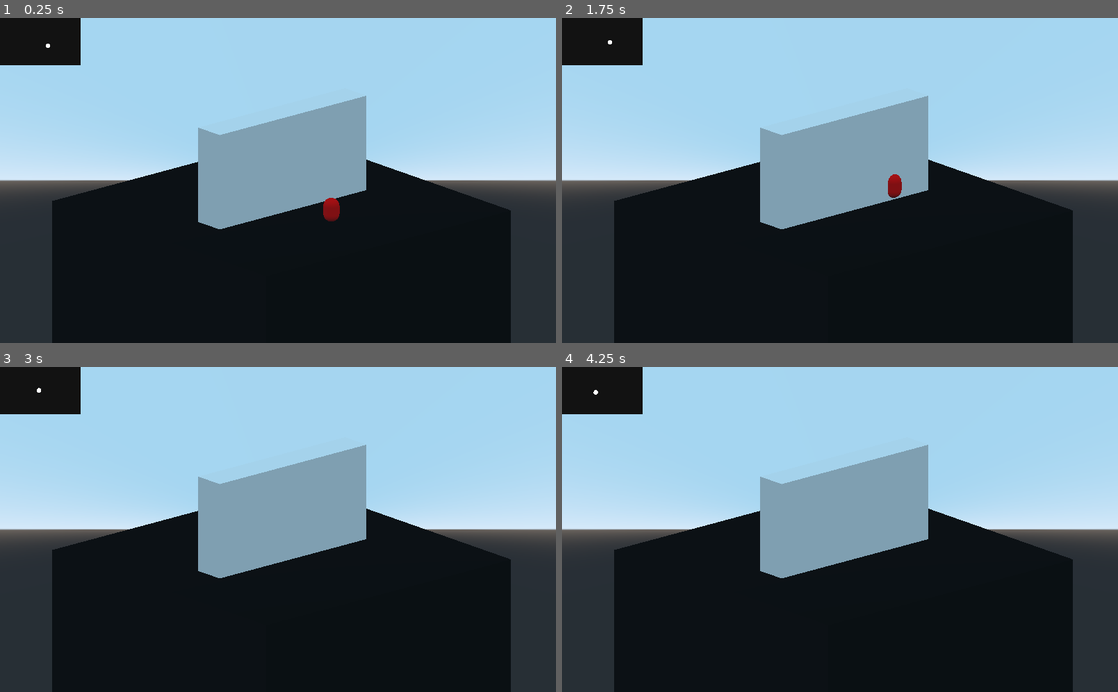
Above: before the commit, frames 1-4 (two rows, left to right).
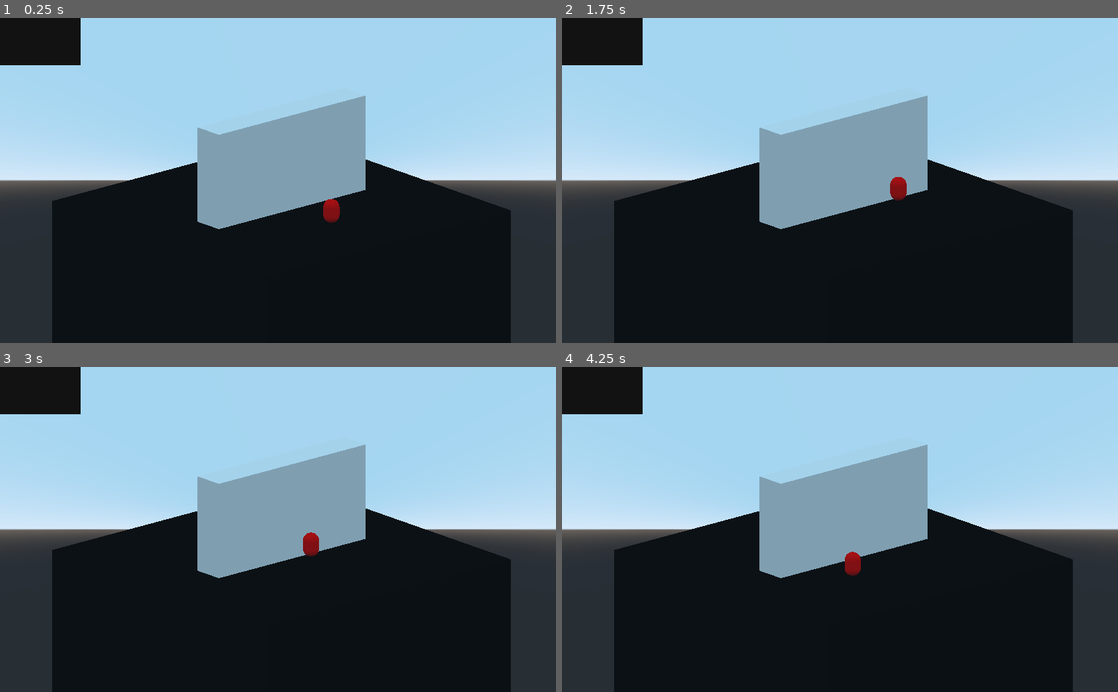
Above: after the commit, the same moments.

Repository: Mateus-Carmo31/godot-shader-repo
Game: Godot game, scene res://CutoutShader.tscn
The game is run twice, just before and just after one commit, with the same random seed, the same clock (stepped at 60 frames per second) and the same inputs. The project has no main scene, so this scene is started directly.
Inputs (mouse positions are in pixels of both pictures, inside the frame that each line leads up to):
- Up to frame 1 (0.25 s): no input
- Up to frame 2 (1.75 s): tap Enter at 0.5 s; move the mouse to (812, 245) at 0.52 s; hold Up (ui_up) from 0.53 s (still down); tap R at 0.6 s; tap Space at 1.25 s; move the mouse to (1006, 229) at 1.27 s; tap Q at 1.35 s
- Up to frame 3 (3 s): move the mouse to (111, 480) at 2.02 s; release Up (ui_up) at 2.03 s; hold E 2.03-2.78 s; hold Left (ui_left) from 2.03 s (still down); move the mouse to (305, 529) at 2.77 s; tap R at 2.85 s
- Up to frame 4 (4.25 s): move the mouse to (756, 448) at 3.52 s; release Left (ui_left) at 3.53 s; hold Down (ui_down) from 3.53 s (still down); hold Q from 3.53 s (still down)

The runs differ from the first frame. In frame 1, 0.2% of the frame differs, in the area x 8-66%, y 7-65%; in frame 2, 0.3%; in frame 3, 0.3%, in the area x 6-66%, y 6-65%; in frame 4, 0.3%.

Commit message:
Improved the systems to work with the physics system instead of just meshes. Just need to make the mesh look good now...

Diff:
--- a/shader-repo/CutoutShader.tscn
+++ b/shader-repo/CutoutShader.tscn
@@ -1,18 +1,21 @@
-[gd_scene load_steps=16 format=2]
+[gd_scene load_steps=18 format=2]
 
 [ext_resource path="res://CamScript.gd" type="Script" id=1]
 [ext_resource path="res://SimpleMove.gd" type="Script" id=2]
+[ext_resource path="res://cutout_mesh.shader" type="Shader" id=3]
 
 [sub_resource type="Environment" id=1]
 
 [sub_resource type="World" id=2]
 environment = SubResource( 1 )
 
-[sub_resource type="CapsuleMesh" id=3]
+[sub_resource type="CapsuleShape" id=17]
 radius = 0.5
-mid_height = 0.5
+height = 0.5
 
-[sub_resource type="SpatialMaterial" id=4]
+[sub_resource type="CapsuleMesh" id=15]
+
+[sub_resource type="SpatialMaterial" id=16]
 albedo_color = Color( 1, 0, 0, 1 )
 
 [sub_resource type="SphereMesh" id=5]
@@ -21,42 +24,28 @@
 flags_unshaded = true
 params_cull_mode = 1
 
-[sub_resource type="CubeMesh" id=13]
+[sub_resource type="CubeMesh" id=7]
 size = Vector3( 2, 21.191, 2 )
 
-[sub_resource type="SpatialMaterial" id=14]
+[sub_resource type="SpatialMaterial" id=8]
 albedo_color = Color( 0, 0, 0, 1 )
 
-[sub_resource type="CubeMesh" id=8]
+[sub_resource type="CubeMesh" id=9]
 
-[sub_resource type="Shader" id=9]
-code = "shader_type spatial;
-
-uniform vec4 albedo : hint_color;
-uniform bool interact_with_mask = false;
-uniform sampler2D mask;
-
-void fragment()
-{
-	vec4 mask_check = texture(mask, vec2(SCREEN_UV.x, 1f - SCREEN_UV.y));
-
-	bool is_in_mask = mask_check == vec4(1.0);
-
-	ALBEDO = albedo.rgb;
-	ALPHA = (is_in_mask && interact_with_mask ? 0.0 : 1.0);
-}"
-
-[sub_resource type="ViewportTexture" id=10]
+[sub_resource type="ViewportTexture" id=11]
 viewport_path = NodePath("World/StencilViewport")
 
-[sub_resource type="ShaderMaterial" id=11]
+[sub_resource type="ShaderMaterial" id=12]
 resource_local_to_scene = true
-shader = SubResource( 9 )
+shader = ExtResource( 3 )
 shader_param/albedo = Color( 0.32549, 0.462745, 1, 1 )
 shader_param/interact_with_mask = true
-shader_param/mask = SubResource( 10 )
+shader_param/mask = SubResource( 11 )
 
-[sub_resource type="ViewportTexture" id=12]
+[sub_resource type="BoxShape" id=14]
+extents = Vector3( 6, 6, 1 )
+
+[sub_resource type="ViewportTexture" id=13]
 viewport_path = NodePath("World/StencilViewport")
 
 [node name="Main" type="Node"]
@@ -76,19 +65,25 @@
 }
 
 [node name="Camera" type="Camera" parent="World/StencilViewport"]
-transform = Transform( 0.753081, 0.202109, -0.626115, 0, 0.951648, 0.307191, 0.657928, -0.231339, 0.716668, -11.0792, 6.883, 12.3396 )
+transform = Transform( 0.753081, 0.20211, -0.626116, 0, 0.951648, 0.307191, 0.657928, -0.23134, 0.716668, -11.0792, 6.883, 12.3396 )
 projection = 1
 size = 20.0
 
-[node name="Player" type="MeshInstance" parent="World"]
-transform = Transform( 1, 0, 0, 0, -1.62921e-07, -1, 0, 1, -1.62921e-07, 0, 0.768259, 4.64891 )
-mesh = SubResource( 3 )
-material/0 = SubResource( 4 )
+[node name="Player" type="KinematicBody" parent="World"]
+transform = Transform( 1, 0, 0, 0, 1, 0, 0, 0, 1, 0, 0.768259, 4.64891 )
 script = ExtResource( 2 )
 mask_viewport = NodePath("../StencilViewport")
 
+[node name="CollisionShape" type="CollisionShape" parent="World/Player"]
+transform = Transform( 1, 0, 0, 0, -1.62921e-07, -1, 0, 1, -1.62921e-07, 0, -0.075, 0 )
+shape = SubResource( 17 )
+
+[node name="PlayerMesh" type="MeshInstance" parent="World/Player"]
+transform = Transform( 0.5, 0, 0, 0, -8.14603e-08, -0.5, 0, 0.5, -8.14603e-08, 0, -0.0752412, 0 )
+mesh = SubResource( 15 )
+material/0 = SubResource( 16 )
+
 [node name="CullMesh" type="MeshInstance" parent="World/Player"]
-transform = Transform( 1.3, 0, 0, 0, 1.3, 0, 0, 0, 1.3, 0, 0, 0 )
 mesh = SubResource( 5 )
 material/0 = SubResource( 6 )
 
@@ -112,10 +107,15 @@
 [node name="MaskCameraRemote" type="RemoteTransform" parent="World/CamPivot/Camera"]
 remote_path = NodePath("../../../StencilViewport/Camera")
 
-[node name="Wall" type="MeshInstance" parent="."]
-transform = Transform( 6, 0, 0, 0, 6, 0, 0, 0, 1, 0, 0, 0.0699911 )
-mesh = SubResource( 8 )
-material/0 = SubResource( 11 )
+[node name="StaticBody" type="StaticBody" parent="World"]
+
+[node name="Wall" type="MeshInstance" parent="World/StaticBody"]
+transform = Transform( 6, 0, 0, 0, 6, 0, 0, 0, 1, 0, 0, 0 )
+mesh = SubResource( 9 )
+material/0 = SubResource( 12 )
+
+[node name="CollisionShape" type="CollisionShape" parent="World/StaticBody"]
+shape = SubResource( 14 )
 
 [node name="UI" type="Control" parent="."]
 anchor_right = 1.0
--- a/shader-repo/SimpleMove.gd
+++ b/shader-repo/SimpleMove.gd
@@ -1,14 +1,17 @@
-extends MeshInstance
+extends KinematicBody
 
 export(NodePath) var mask_viewport
 export(float) var speed = 4.0
 
+var cull_mesh : Spatial
+
 func _ready():
-	var cull_mesh = $CullMesh
+	cull_mesh = $CullMesh
 	remove_child(cull_mesh)
 	get_node(mask_viewport).add_child(cull_mesh)
 	$RemoteTransform.remote_path = cull_mesh.get_path()
 
+var velocity := Vector3.ZERO
 func _process(delta):
 
 	var forward = - get_viewport().get_camera().global_transform.basis.z
@@ -25,15 +28,14 @@
 
 	movement_dir = (forward * ver + right * hor).normalized()
 
-	translation += movement_dir * delta * speed
+	velocity = move_and_slide(movement_dir * speed)
 
-#	update_mask_position()
-#
-#func update_mask_position():
-#
-#	var screen_pos = get_viewport().get_camera().unproject_position(translation)
-#	screen_pos = Vector2(screen_pos.x, screen_pos.y) / get_viewport().size
-#
-#	if mask_texture:
-#		var node = get_node(mask_texture)
-#		node.material.set("shader_param/position", screen_pos)
+func _physics_process(delta):
+	var space_state = get_world().direct_space_state
+
+	var result = space_state.intersect_ray(
+		global_transform.origin,
+		get_viewport().get_camera().global_transform.origin,
+		[self])
+
+	$RemoteTransform.scale = Vector3.ONE if result else Vector3.ZERO
--- /dev/null
+++ b/shader-repo/cutout_mesh.shader
@@ -0,0 +1,15 @@
+shader_type spatial;
+
+uniform vec4 albedo : hint_color;
+uniform bool interact_with_mask = false;
+uniform sampler2D mask;
+
+void fragment()
+{
+	vec4 mask_check = texture(mask, vec2(SCREEN_UV.x, 1f - SCREEN_UV.y));
+
+	bool is_in_mask = mask_check == vec4(1.0);
+
+	ALBEDO = albedo.rgb;
+	ALPHA = (is_in_mask && interact_with_mask ? 0.0 : 1.0);
+}
--- a/shader-repo/mask_cutout.shader
+++ /dev/null
@@ -1,17 +0,0 @@
-shader_type canvas_item;
-
-uniform float intensity = 1f;
-uniform vec2 position = vec2(0);
-
-void fragment()
-{
-	vec2 resolution = 1.0 / SCREEN_PIXEL_SIZE;
-
-	vec2 current_pixel = SCREEN_UV * resolution;
-	vec2 target_pixel = position * resolution;
-	float dist = distance(current_pixel, target_pixel);
-
-	float radius = intensity * length(resolution) / 2.0;
-
-	COLOR.rgb = vec3(1f - clamp(1f + dist - radius, 0f, 1f));
-}
Not shown: 2 places in shader-repo/CutoutShader.tscn that only renumber resources
